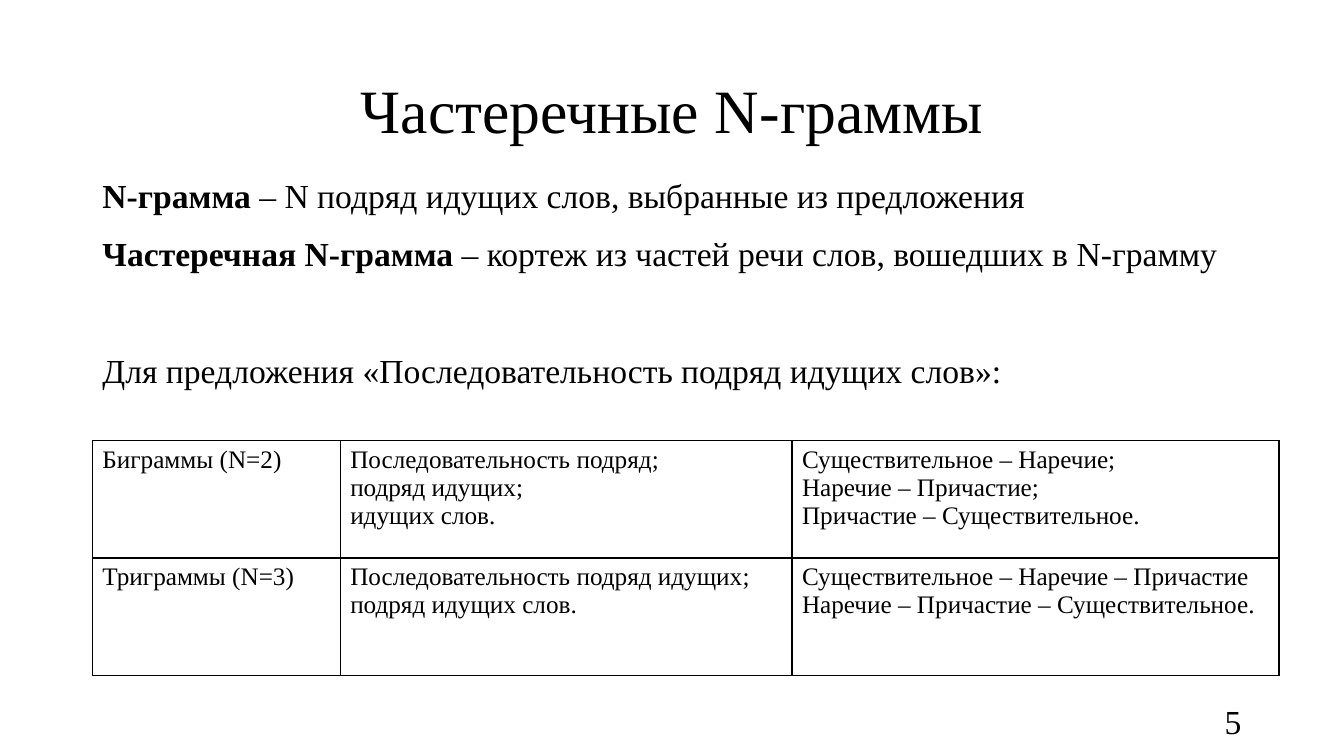
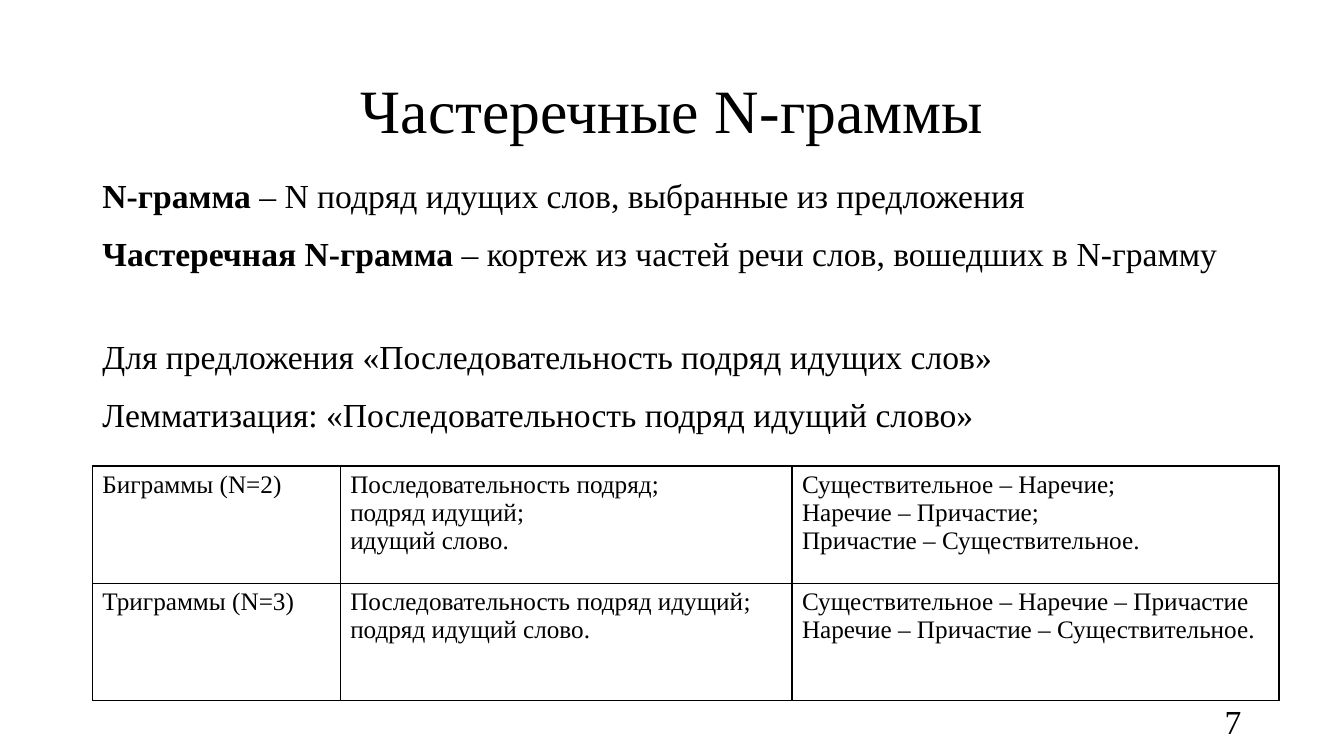
Before and after one commit to oljakon/bachelor-degree, a slide deck: slide 7 of РПЗ/презентация_Кондрашова.pptx (slide 5 before the commit). Drawn at 1344x756 pixels with LibreOffice and Linux fonts; fonts in the diff are those of the drawing. Boxes give left, top, right and bottom in pixels: in the first picture for what was removed or moved away, otherwise in the second. Text is boxed around its words. In the diff, an @@ line names an element or a change of style, - is before the commit and + after.

```diff
--- a/РПЗ/презентация_Кондрашова.pptx
+++ b/РПЗ/презентация_Кондрашова.pptx
@@ text at (102, 347, 992, 434): text changed @@
-Для предложения «Последовательность подряд идущих слов»:
+Для предложения «Последовательность подряд идущих слов»
+Лемматизация: «Последовательность подряд идущий слово»
@@ table at (93, 466, 1279, 701) @@
-row 1, column 2: Последовательность подряд; / подряд идущих; / идущих слов.
+row 1, column 2: Последовательность подряд; / подряд идущий; / идущий слово.
-row 2, column 2: Последовательность подряд идущих; / подряд идущих слов.
+row 2, column 2: Последовательность подряд идущий; / подряд идущий слово.
@@ table: place and size @@
-table at (93, 441, 1279, 676)
+table at (93, 466, 1279, 701)
@@ page number at (1225, 712, 1242, 734): text changed @@
-5
+7
```
Also in this commit, not shown: 13 other slides changed, 2 slides added, 3 slides removed, 2 other files.
